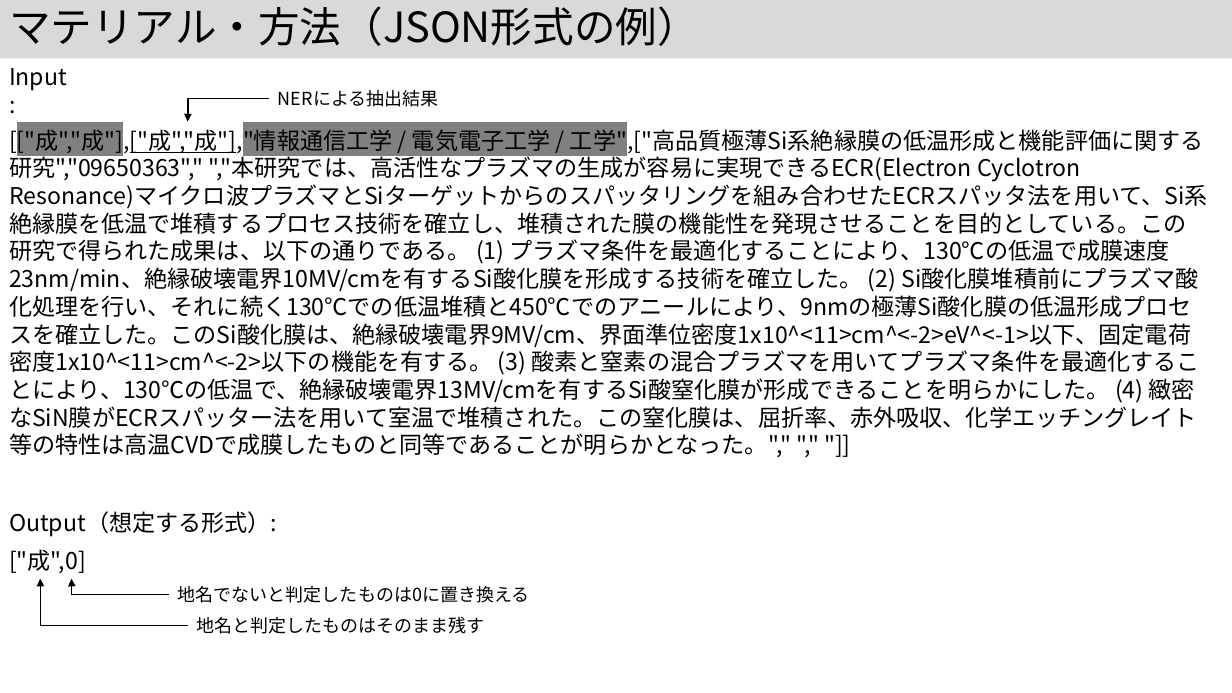
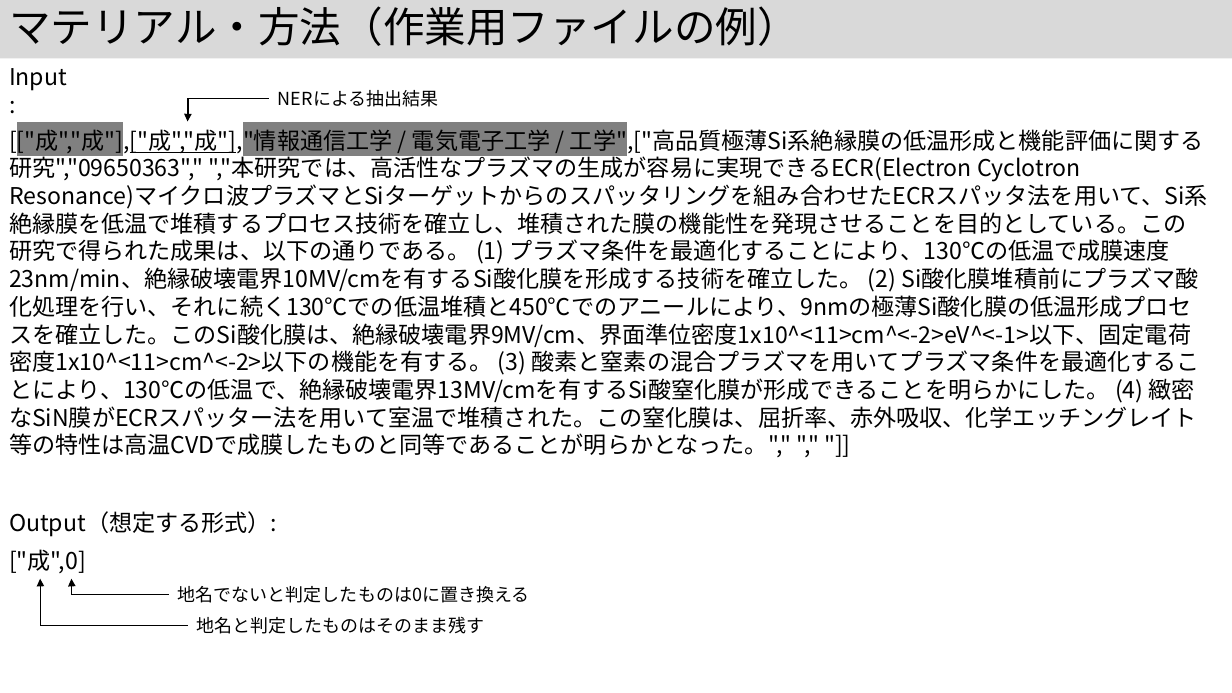
Before and after one commit to kouamano/nihongo-region-name-extract, a slide deck: slide 10 of jsik2026taikai_rev.pptx (slide 12 before the commit). Drawn at 1232x693 pixels with LibreOffice and Linux fonts; fonts in the diff are those of the drawing. Boxes give left, top, right and bottom in pixels: in the first picture for what was removed or moved away, otherwise in the second. Text is boxed around its words. In the diff, an @@ line names an element or a change of style, - is before the commit and + after.

```diff
--- a/jsik2026taikai_rev.pptx
+++ b/jsik2026taikai_rev.pptx
@@ title at [9,6,799,46]: text changed @@
-マテリアル・方法（JSON形式の例）
+マテリアル・方法（作業用ファイルの例）
```
Also in this commit, not shown: 4 other slides changed.
